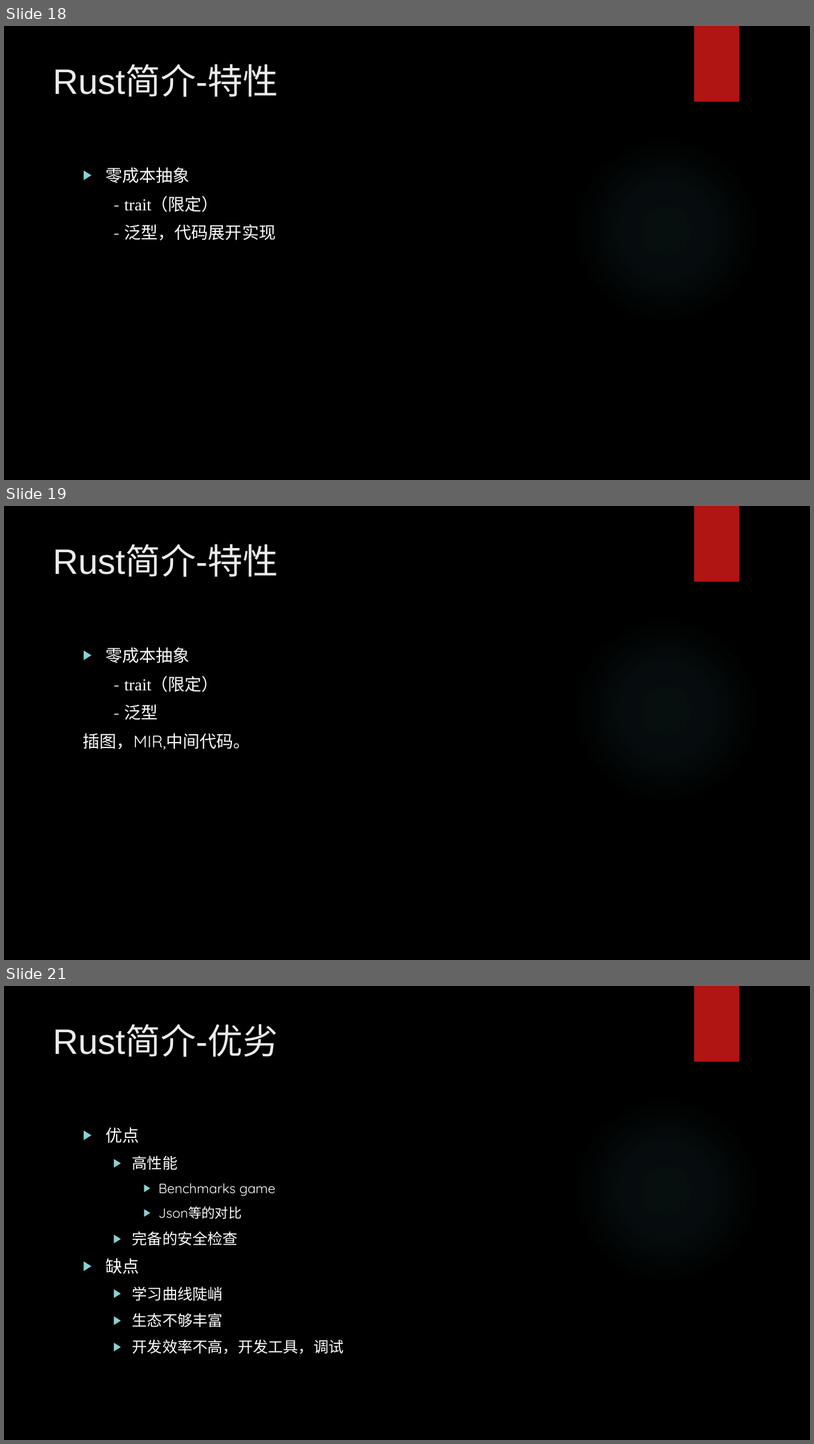
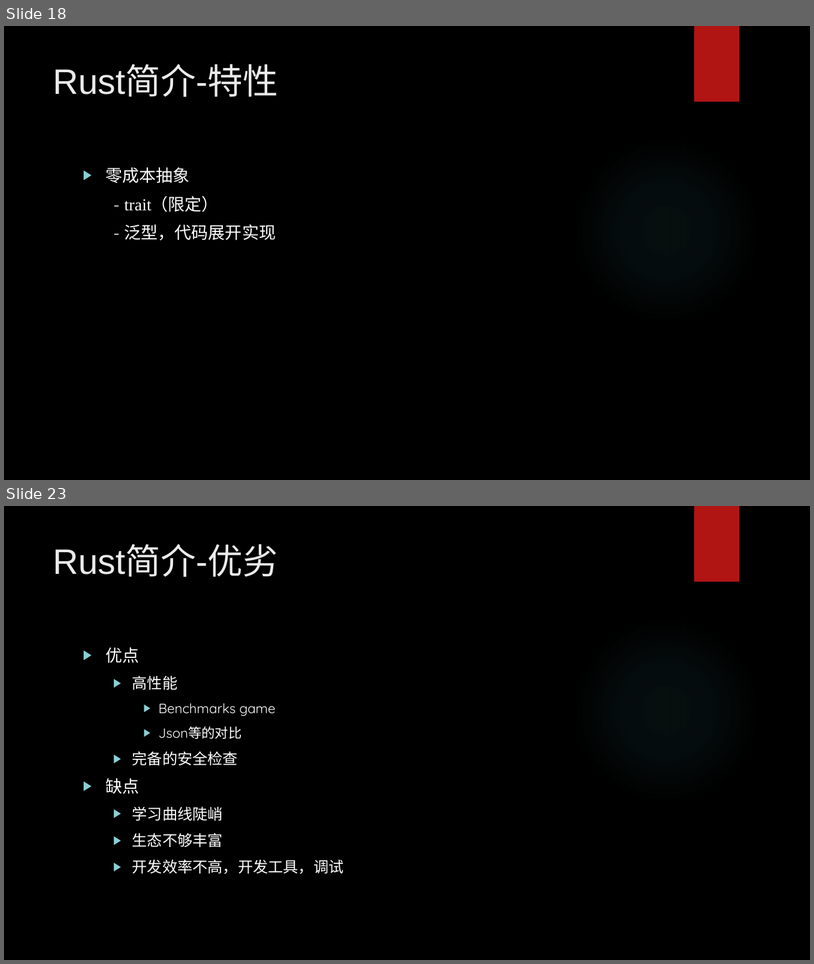
Before and after one commit to hengli-coder/rust_learning, a slide deck: Rust调研.pptx. Shown one above the other, each under a label of ours: slides 18, 19 and 21 before the commit, slides 18 and 23 after it; the slides between them are not shown. The pictures are 814x1444 and 814x964 pixels, drawn with LibreOffice and Linux fonts; fonts in the diff are those of the drawing; background and template pictures are left out. Boxes give left, top, right and bottom in pixels: in the first picture for what was removed or moved away, otherwise in the second. Text is boxed around its words. In the diff, an @@ line names an element or a change of style, - is before the commit and + after.

```diff
--- a/Rust调研.pptx
+++ b/Rust调研.pptx
@@ slide 19 removed at (4,506,810,960), background picture (left out); not listed: 2 template elements that a slide beside it also shows @@
@@ title removed at (53,546,278,577) @@
-Rust简介-特性
@@ text removed at (83,647,251,750) @@
-▶ 零成本抽象
-- trait（限定）
-- 泛型
-插图，MIR,中间代码。
@@ what was slide 21 is now slide 23 @@
```
Also in this commit, not shown: 1 slide changed, 3 slides added, 1 other slide removed, 1 other file.
